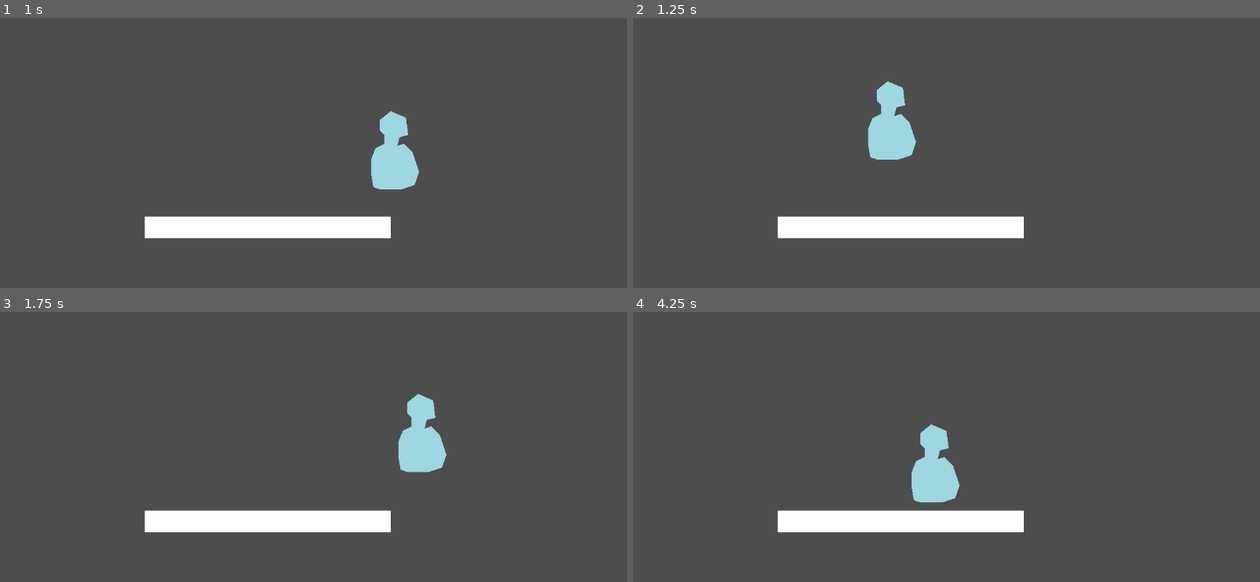
Above: before the commit, frames 1-4 (two rows, left to right).
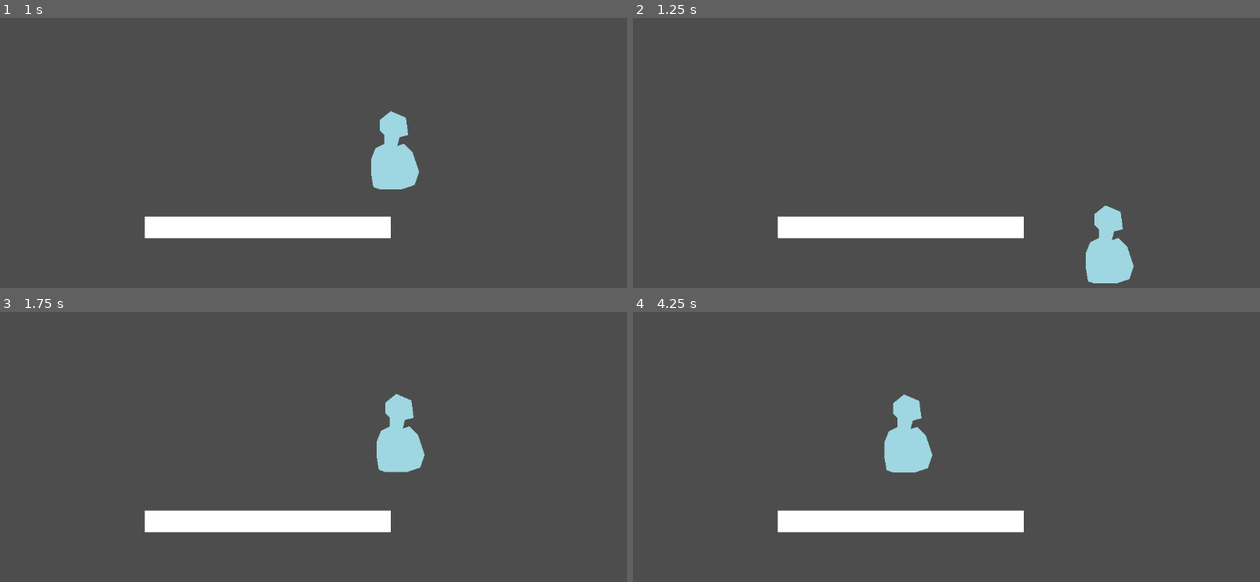
Above: after the commit, the same moments.

Repository: KarlJungtow/Minijam_icecream
Game: Godot game, scene res://scenes/test_level.tscn
Two runs of this game, one before a commit and one after it. Both use one fixed random seed, a clock stepped at 60 frames per second and the inputs below.
Inputs:
- Up to frame 1 (1 s): hold D (move-right) from 0.53 s (still down); tap W (jump) at 0.77 s
- Up to frame 2 (1.25 s): keep holding D (move-right)
- Up to frame 3 (1.75 s): keep holding D (move-right); tap W (jump) at 1.52 s
- Up to frame 4 (4.25 s): release D (move-right) at 2.03 s; hold A (move-left) 2.03-2.78 s; hold D (move-right) from 2.78 s (still down); tap W (jump) at 3.02, 3.77 s

Frame 1 is identical in both runs. In frame 2, 3.0% of the frame differs, in the area x 37-80%, y 23-99%; in frame 3, 1.9%; in frame 4, 2.6%.
Error after the commit: Invalid access to property or key 'player_died' on a base object of type 'Node (globals.gd)'. (res://scripts/killzone.gd:16)

Commit message:
KillZone now has signal

Diff:
--- a/scenes/test_level.tscn
+++ b/scenes/test_level.tscn
@@ -28,5 +28,5 @@
 [node name="Killzone" parent="." instance=ExtResource("2_suf0s")]
 
 [node name="CollisionShape2D2" type="CollisionShape2D" parent="Killzone"]
-position = Vector2(572, 387)
+position = Vector2(510, 441)
 shape = SubResource("WorldBoundaryShape2D_8kowk")
--- a/scripts/killzone.gd
+++ b/scripts/killzone.gd
@@ -1,6 +1,6 @@
 extends Area2D
 
-
+signal player_died
 # Called when the node enters the scene tree for the first time.
 func _ready():
 	pass # Replace with function body.
@@ -12,4 +12,5 @@
 
 
 func _on_body_entered(body):
-	print("You Died!")
+	print("Player Died!")
+	G.player_died.emit()
